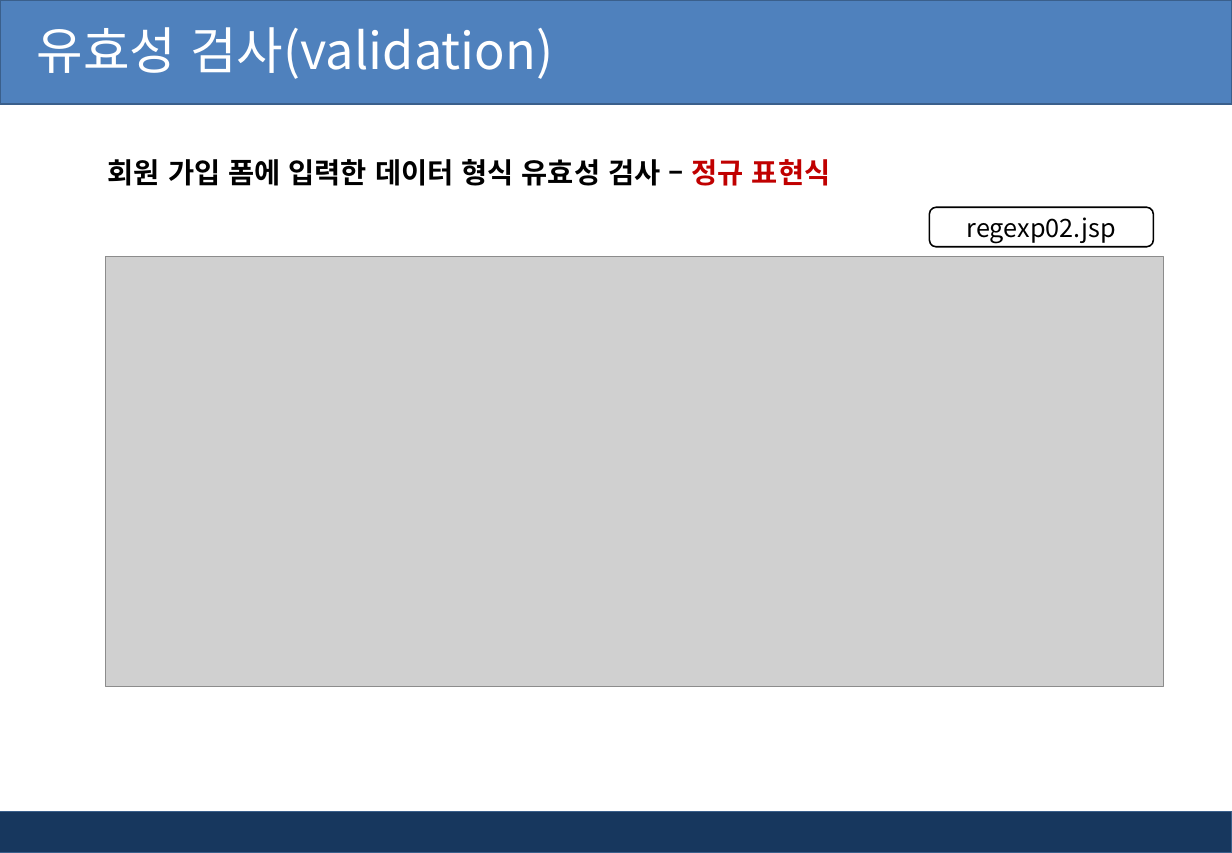
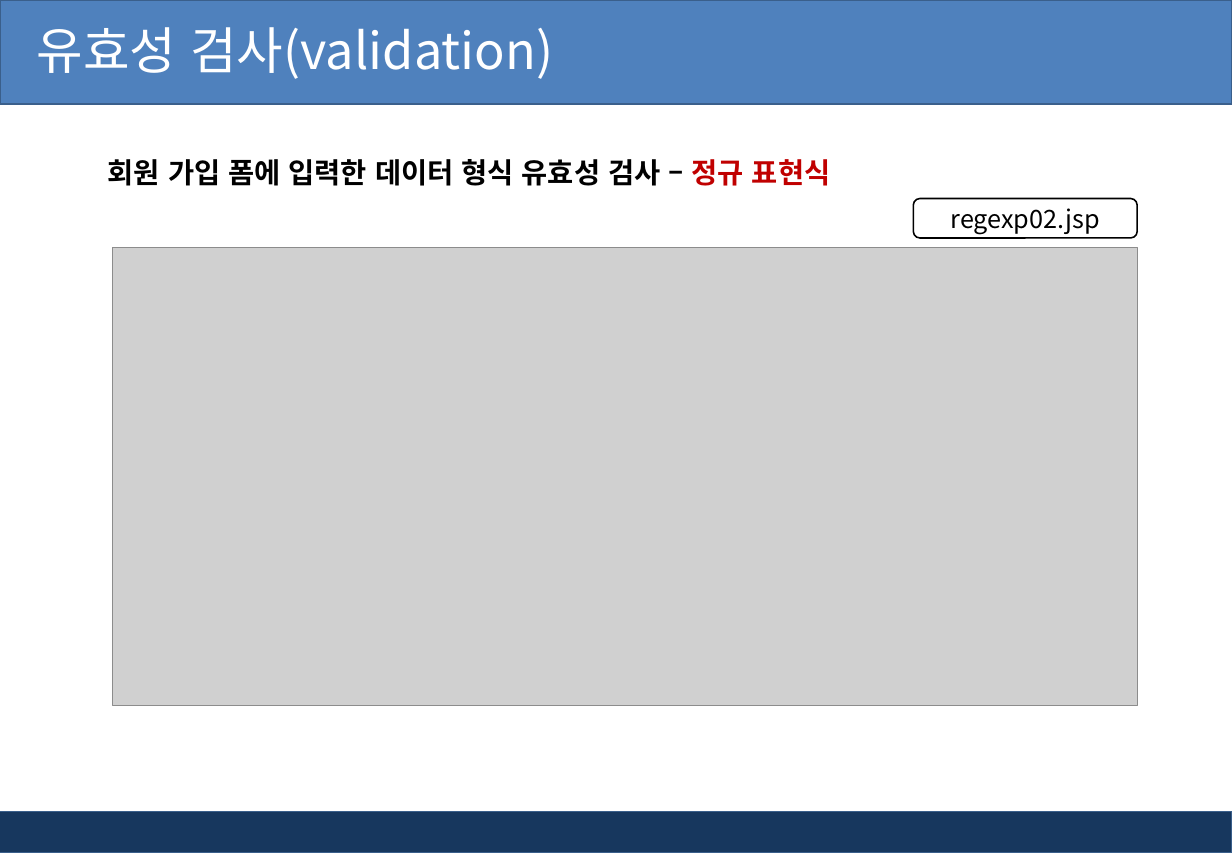
Before and after one commit to pshho/ngreen_project, a slide deck: slide 35 of jspWorks/자료/jsp_ppt/6장. jsp 유효성검사와 정규표현식.pptx. Drawn at 1232x853 pixels with LibreOffice and Linux fonts; fonts in the diff are those of the drawing; grey boxes stand for pictures; background and template pictures are left out. Boxes give left, top, right and bottom in pixels: in the first picture for what was removed or moved away, otherwise in the second. Text is boxed around its words. In the diff, an @@ line names an element or a change of style, - is before the commit and + after.

```diff
--- a/jspWorks/자료/jsp_ppt/6장. jsp 유효성검사와 정규표현식.pptx
+++ b/jspWorks/자료/jsp_ppt/6장. jsp 유효성검사와 정규표현식.pptx
@@ rounded rectangle "regexp02.jsp": place and size @@
-rounded rectangle "regexp02.jsp" at (929,207,1154,247)
+rounded rectangle "regexp02.jsp" at (913,199,1138,239)
@@ picture: place and size @@
-picture at (106,256,1164,686)
+picture at (113,248,1138,706)
```
Also in this commit, not shown: 7 other slides changed, 39 other files.
